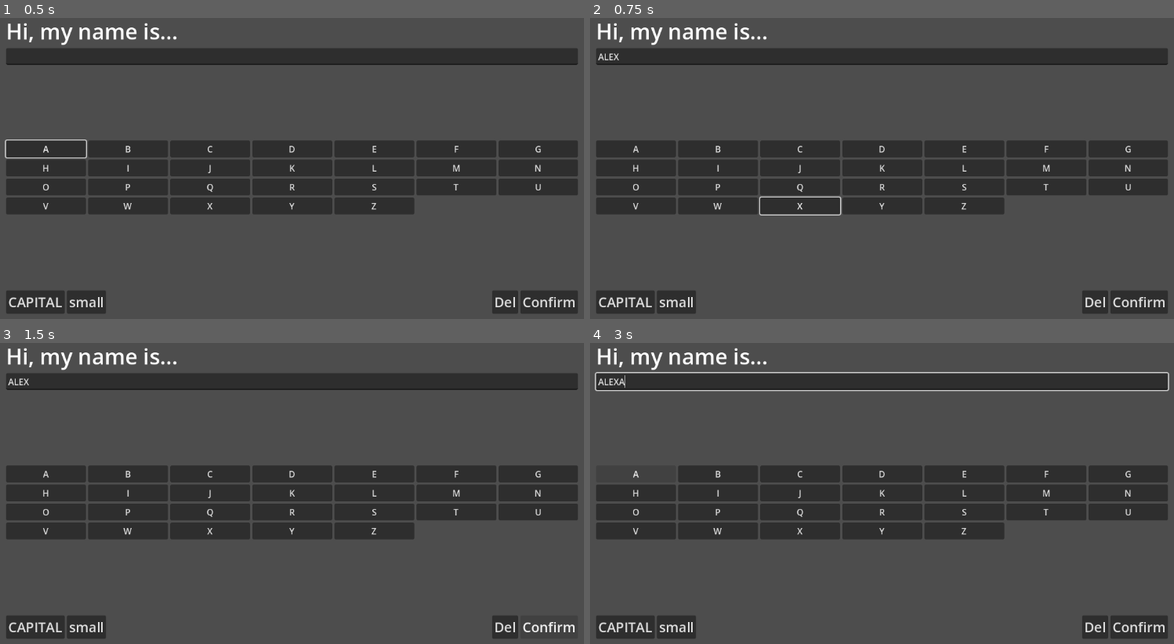
Above: before the commit, frames 1-4 (two rows, left to right).
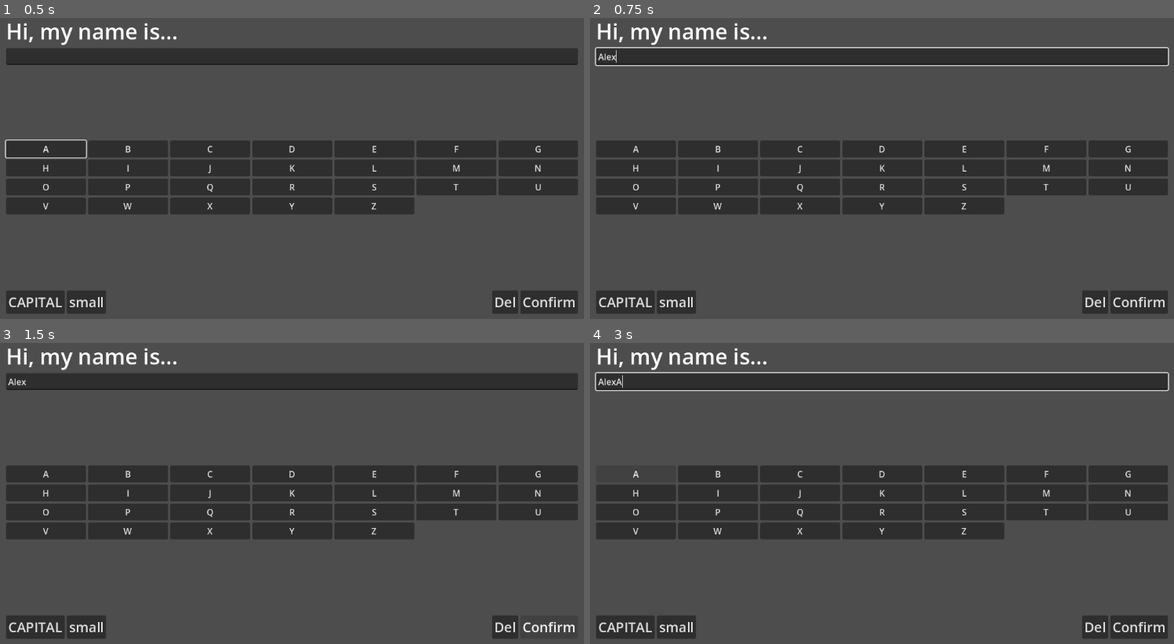
Above: after the commit, the same moments.

Repository: Jose-Prince/UVG-Tesis-Game
Game: Godot game, scene res://Scenes/input_system.tscn
The game is run twice, just before and just after one commit, with the same random seed, the same clock (stepped at 60 frames per second) and the same inputs. This scene is started directly instead of the project's main scene.
Inputs (mouse positions are in pixels of both pictures, inside the frame that each line leads up to):
- Up to frame 1 (0.5 s): no input
- Up to frame 2 (0.75 s): click (882, 57) at 0.52 s; type "Alex" at 0.6 s
- Up to frame 3 (1.5 s): click "Confirm" at 1.25 s
- Up to frame 4 (3 s): click "Confirm" at 2 s; click "A" at 2.75 s

Frame 1 is identical in both runs. In frame 2, 1.3% of the frame differs, in the area x 0-100%, y 9-66%; in frame 3, less than 0.1%; in frame 4, less than 0.1%.

Commit message:
Feat: delete correctly

Diff:
--- a/Scripts/name_entry.gd
+++ b/Scripts/name_entry.gd
@@ -40,6 +40,8 @@
 		key_to_button[key] = btn
 		letter_grid.add_child(btn)
 
+	key_to_button["Backspace"] = del_button
+
 	capital_button.pressed.connect(_on_capital_pressed)
 	small_button.pressed.connect(_on_small_pressed)
 	del_button.pressed.connect(_on_del_pressed)
@@ -59,12 +61,12 @@
 		var key_name = OS.get_keycode_string(event.keycode)
 		print("You pressed: ", key_name)
 
-		if key_name in key_to_button:
+		if key_name in key_to_button && key_name != "Backspace":
+			var selected_btn = key_to_button[key_name]
+			selected_btn.pressed
 
-			var selected_btn = key_to_button[key_name]
-			selected_btn.grab_focus()
-
-			written_name += key_name
+		elif key_name == "Backspace":
+			del_button.pressed
 
 		update_name_label()
 
